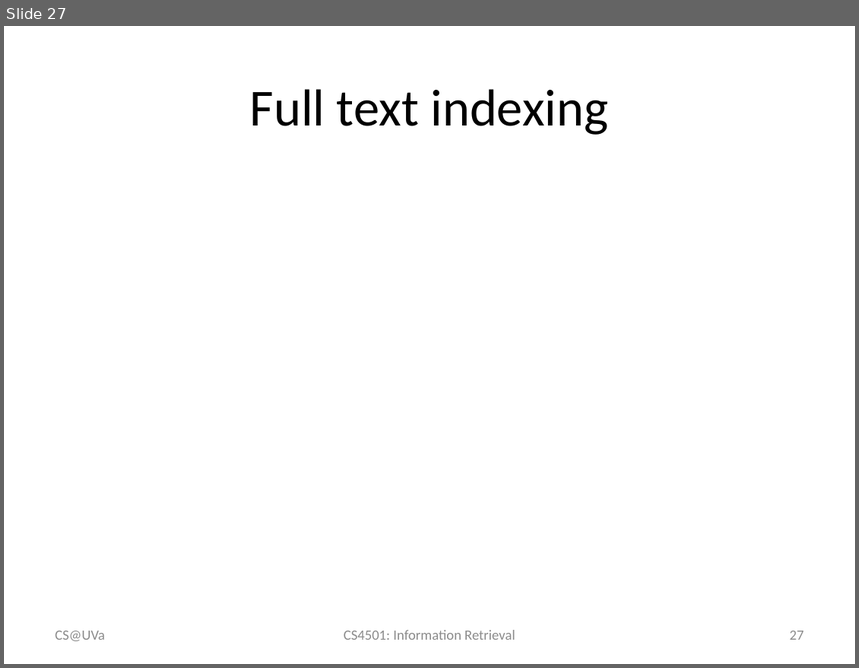
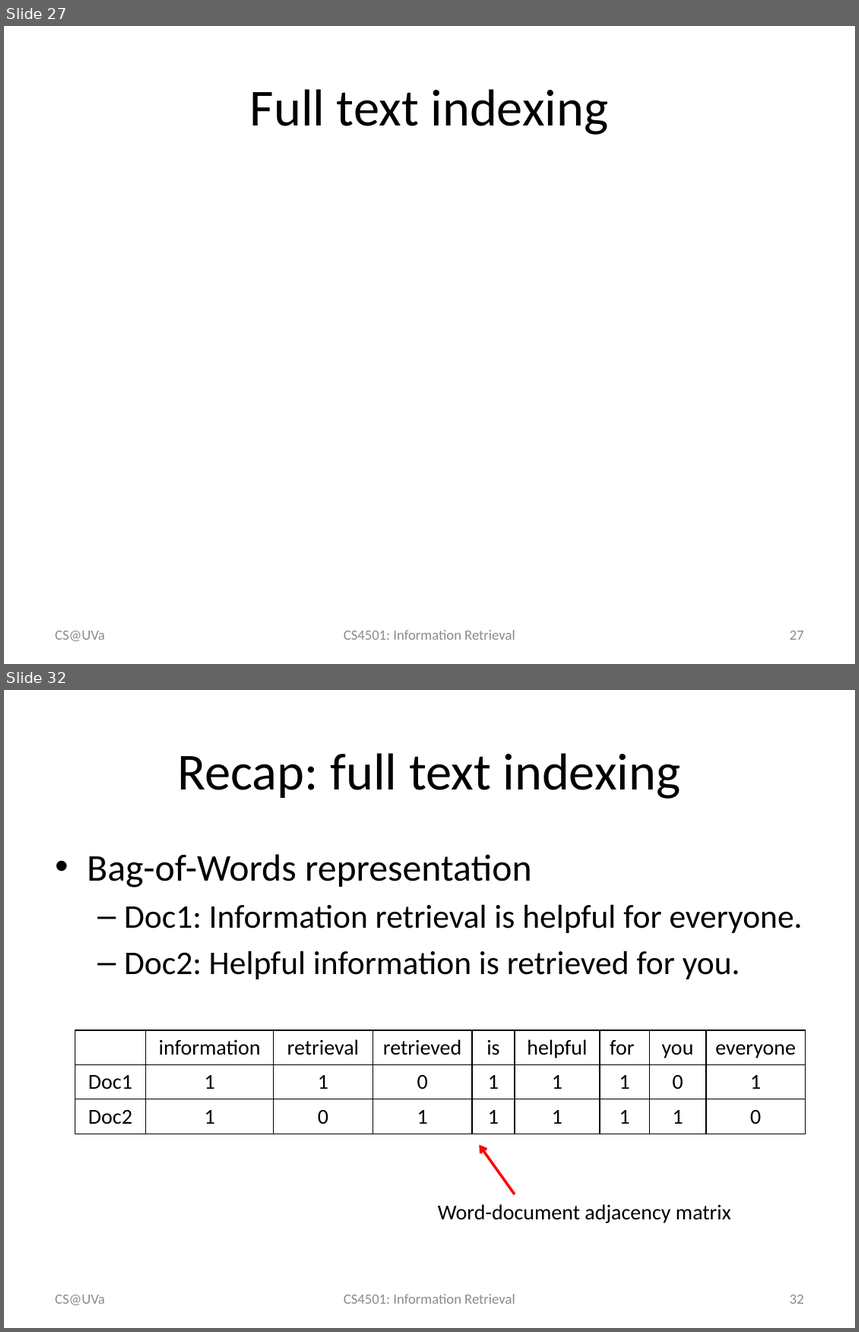
Before and after one commit to wang296/IR2015, a slide deck: docs/Crawler and Text Analysis.pptx. Shown one above the other, each under a label of ours: slide 27 before the commit, slides 27 and 32 after it; the slides between them are not shown. The pictures are 859x668 and 859x1332 pixels, drawn with LibreOffice and Linux fonts; fonts in the diff are those of the drawing; grey boxes stand for pictures. Boxes give left, top, right and bottom in pixels: in the first picture for what was removed or moved away, otherwise in the second. Text is boxed around its words. In the diff, an @@ line names an element or a change of style, - is before the commit and + after.

Commit message:
inverted index

```diff
--- a/docs/Crawler and Text Analysis.pptx
+++ b/docs/Crawler and Text Analysis.pptx
@@ slide 32 added at (4,690,855,1328), background #FFFFFF @@
@@ title added at (178,753,680,799), 44 pt, text #000000 @@
+Recap: full text indexing
@@ text added at (87,854,803,980), 28 pt, text #000000 @@
+• Bag-of-Words representation
+  – Doc1: Information retrieval is helpful for everyone.
+  – Doc2: Helpful information is retrieved for you.
@@ table added at (75,1030,806,1132), 3 rows, 9 columns @@
+ | information | retrieval | retrieved | is | helpful | for | you | everyone
+Doc1 | 1 | 1 | 0 | 1 | 1 | 1 | 0 | 1
+Doc2 | 1 | 0 | 1 | 1 | 1 | 1 | 1 | 0
@@ arrow added from (515, 1195) to (479, 1145), #FF0000 2.25 pt @@
@@ text added at (438,1205,731,1224), 18 pt, text #000000 @@
+Word-document adjacency matrix
@@ text added at (55,1295,105,1306), 12 pt, text #8C8C8C @@
+CS@UVa
@@ text added at (344,1294,515,1304), 12 pt, text #8C8C8C @@
+CS4501: Information Retrieval
@@ page number added at (790,1295,804,1304), 12 pt, text #8C8C8C @@
+32
```
Also in this commit, not shown: 2 slides changed, 6 other slides added, 4 other files.
